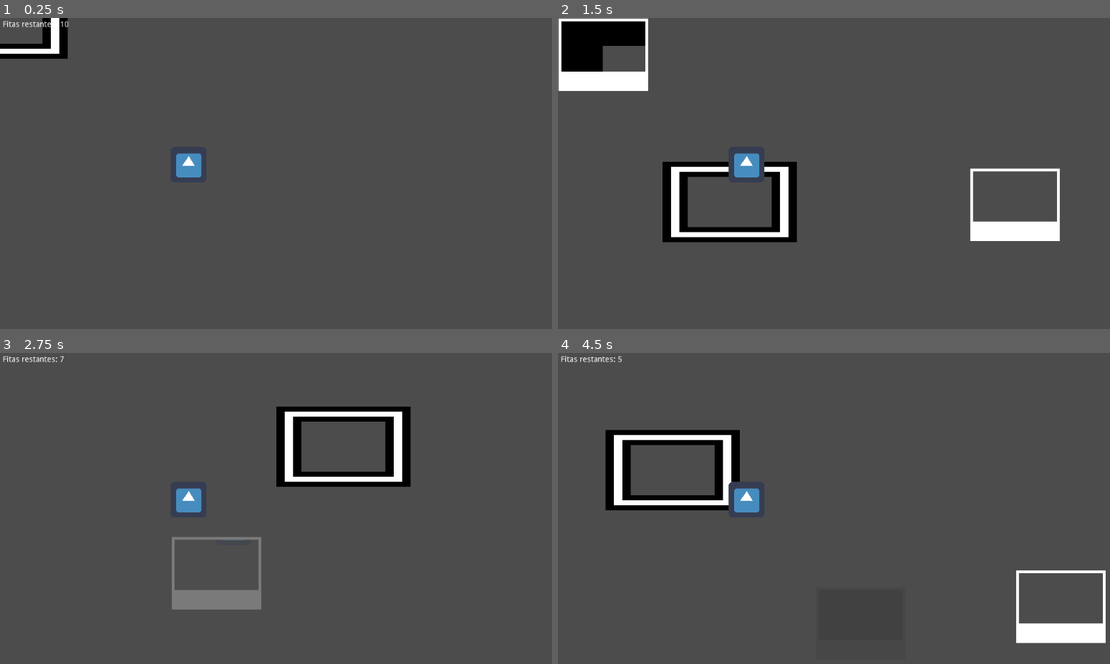
Above: before the commit, frames 1-4 (two rows, left to right).
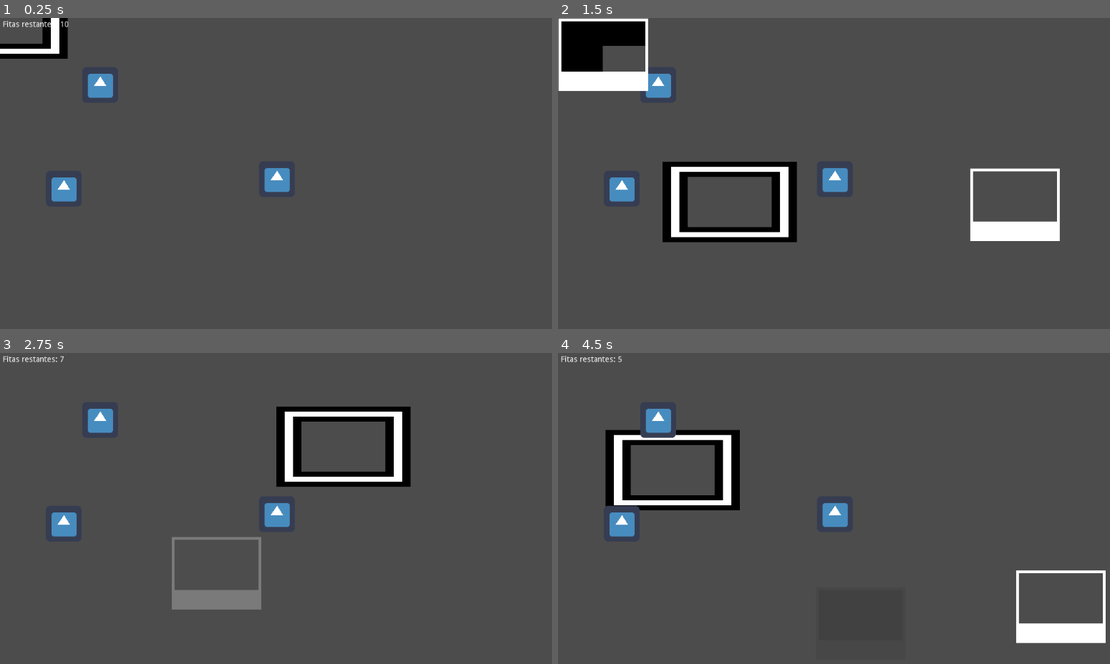
Above: after the commit, the same moments.

Repository: Dwahgon/fauna-em-foco
Game: Godot game, scene res://Fases/Jogo/Jogo.tscn
Same seed, same stepped clock (60 frames per second), same inputs: the game is played once before the commit and once after it. The project has no main scene, so this scene is started directly. The engine's default icon, where the game draws it, is replaced by a stand-in: a white triangle on a blue panel in a dark square.
Inputs (mouse positions are in pixels of both pictures, inside the frame that each line leads up to):
- Up to frame 1 (0.25 s): no input
- Up to frame 2 (1.5 s): tap Enter (ui_accept) at 0.5, 0.77 s; move the mouse to (972, 167) at 0.52 s; move the mouse to (729, 201) at 1.27 s
- Up to frame 3 (2.75 s): tap Enter (ui_accept) at 1.52 s; move the mouse to (342, 446) at 2.02 s
- Up to frame 4 (4.5 s): move the mouse to (817, 586) at 2.77 s; tap Enter (ui_accept) at 3.02, 3.77 s; move the mouse to (1016, 570) at 3.52 s; move the mouse to (673, 471) at 4.27 s

The runs differ from the first frame. In frame 1, 1.4% of the frame differs, in the area x 9-53%, y 17-60%; in frame 2, 1.5%; in frame 3, 1.4%; in frame 4, 1.7%, in the area x 8-53%, y 17-60%.

Commit message:
Armazenar dados das fotos em uma array

Diff:
--- /dev/null
+++ b/Animais/Animal.gd
@@ -0,0 +1,3 @@
+extends Node2D
+
+export(int) var id_animal: int = 0
--- /dev/null
+++ b/Animais/Animal.tscn
@@ -0,0 +1,16 @@
+[gd_scene load_steps=4 format=2]
+
+[ext_resource path="res://Animais/Animal.gd" type="Script" id=1]
+[ext_resource path="res://Assets/icon.png" type="Texture" id=2]
+
+[sub_resource type="RectangleShape2D" id=1]
+extents = Vector2( 32, 32 )
+
+[node name="Animal" type="Area2D"]
+script = ExtResource( 1 )
+
+[node name="Sprite" type="Sprite" parent="."]
+texture = ExtResource( 2 )
+
+[node name="CollisionShape2D" type="CollisionShape2D" parent="."]
+shape = SubResource( 1 )
--- a/Assets/animal_list.json
+++ b/Assets/animal_list.json
@@ -1,93 +1,92 @@
-[
-  {
+{
+  "0": {
     "nome": "Anta",
     "nivel": 1,
     "descricao": "O maior mamífero da América do Sul pode ser encontrado em todo país, embora esteja quase extinta na C …(207 unchanged characters)…
   },
-  {
+  "1": {
     "nome": "Harpia",
     "nivel": 0,
     "descricao": "Com aproximadamente dois metros de envergadura de asas abertas e com garras do mesmo tamanho das de u …(351 unchanged characters)…
   },
-  {
+  "2": {
     "nome": "Jacaretinga",
     "nivel": 0,
     "descricao": "Quando pequenos estes jacarés alimentam-se de insetos, sapos e outros animais menores, mas na vida ad …(188 unchanged characters)…
   },
-  {
+  "3": {
     "nome": "Arara-Canindé",
     "nivel": 0,
     "descricao": "Se você nunca foi capaz de acreditar em amor perfeito, fique calmo, isso será resolvido agora. As ara …(356 unchanged characters)…
   },
-  {
+  "4": {
     "nome": "Onça-pintada",
     "nivel": 0,
     "descricao": "Falar em mata atlântica sem citar a onça-pintada é o mesmo que ir à praia e não ver o mar. Na Amazôni …(507 unchanged characters)…
   },
-  {
+  "5": {
     "nome": "Uacari-branco",
     "nivel": 0,
     "descricao": "Este macaco de rosto vermelho e pelo branco, capaz de saltar cerca de 30 metros na hora de passar de  …(591 unchanged characters)…
   },
-  {
+  "6": {
     "nome": "Mico-leão-dourado ",
     "nivel": 0,
     "descricao": "Um macaco do tamanho de um esquilo com um denso pelo dourado. Uma das razões pelas quais foi indiscriminadamente capturado é a sua grande beleza."
   },
-  {
+  "7": {
     "nome": "Tatu-Canastra",
     "nivel": 0,
     "descricao": "Este mamífero com carapaça está listado como vulnerável. Além do desmatamento, a causa de sua diminuição é a caça para venda a colecionadores ou zoológicos."
   },
-  {
+  "8": {
     "nome": "Ariranha",
     "nivel": 0,
     "descricao": "É a maior lontra fluvial conhecida. Existem atualmente menos de 5 000 indivíduos na natureza."
   },
-  {
+  "9": {
     "nome": "Tamanduá-bandeira",
     "nivel": 0,
     "descricao": "Também conhecido como yurumi, está listado como vulnerável. É perseguido por caçadores e cobiçado por colecionadores."
   },
-  {
+  "10": {
     "nome": "Arara-azul-grande",
     "nivel": 0,
     "descricao": "A  bela arara-azul é altamente valorizada no mercado. Isto é devido à sua utilização como animal de estimação e às suas cobiçadas penas. Estas são as principais razões da sua captura indiscriminada."
   },
-  {
+  "11": {
     "nome": "Sapo-dourado",
     "nivel": 0,
     "descricao": "Como a maioria dos anfíbios, está em perigo de extinção devido à perda de zonas húmidas e a secas cada vez mais prolongadas."
   },
-  {
+  "12": {
     "nome": "Falsa-coral",
     "nivel": 0,
     "descricao": "A cobra coral-verdadeira é bastante venenosa, já a falsa-coral não é tão perigosa. No entanto, o maior problema é que ambas são muito semelhantes, já que apresentam coloração parecida."
   },
-  {
+  "13": {
     "nome": "Capivara",
     "nivel": 0,
     "descricao": "A capivara é um animal mamífero que vive em grupos. Destaca-se por possuir corpo robusto, musculoso e coberto por uma pelagem, geralmente, marrom."
   },
-  {
+  "14": {
     "nome": "Sagui-pigmeu",
     "nivel": 0,
     "descricao": "O sagui-pigmeu, também conhecido como sagui-leãozinho, é a menor espécie de símio conhecida, medindo apenas cerca de 15 centímetros de comprimento e pesando 130 gramas, de pelagem acastanhada."
   },
-  {
+  "15": {
     "nome": "Basilisco marrom",
     "nivel": 0,
     "descricao": "Este réptil tem a incrível capacidade de caminhar sobre as águas. Graças à combinação do pouco peso, da baixa densidade corporal, da anatomia de suas patas traseiras (que possuem membranas entre os dedos) e da velocidade que este pequeno lagarto pode alcançar ao se mover"
   },
-  {
+  "16": {
     "nome": "Jupará",
     "nivel": 0,
     "descricao": "É conhecido também como macaco da noite porque possui hábitos noturnos e pode resultar parecido a um mico. Mas na verdade, os juparás pertencem à mesma família dos guaxinins e dos quatis, e não têm parentescos com as espécies de macacos que habitam nas selvas brasileiras."
   },
-  {
+  "17": {
     "nome": "Gato-maracajá",
     "nivel": 0,
     "descricao": "O gato-maracajá prefere caçar andando na galhada de árvores e se alimenta de pequenos vertebrados, principalmente roedores e aves."
   }
-
-]
+}
--- a/Fases/Jogo/Jogo.gd
+++ b/Fases/Jogo/Jogo.gd
@@ -3,23 +3,45 @@
 const CENA_POLAROID = preload("res://Polaroid/Polaroid.tscn")
 
 export (int) var quantidade_fitas := 10
+
+onready var maquina_fotografica = $ViewportJogo/MundoJogo/MaquinaFotografica
+
 var fitas_restantes
+
+var _fotos_tiradas = []
 
 signal fitas_restantes_atualizada(qnt)
 
 func _ready():
 	fitas_restantes = quantidade_fitas
 	emit_signal("fitas_restantes_atualizada", fitas_restantes)
+	_fotos_tiradas.clear()
 
-func _on_MaquinaFotogrfica_foto_tirada(imagem, _objetos_na_foto):
+
+func _on_MaquinaFotogrfica_foto_tirada(nome_imagem, _objetos_na_foto):
 	fitas_restantes -= 1
 	emit_signal("fitas_restantes_atualizada", fitas_restantes)
-	_criar_polaroid($ViewportJogo/MundoJogo/MaquinaFotografica.position, imagem)
+
+	_adicionar_foto(nome_imagem, _objetos_na_foto)
+
+	_criar_polaroid(maquina_fotografica.position, nome_imagem)
 	if fitas_restantes == 0:
 		print("Jogo acabou!")
 
-func _criar_polaroid(posicao, img):
+
+func _criar_polaroid(posicao, nome_imagem):
 	var novo_polaroid = CENA_POLAROID.instance()
 	add_child(novo_polaroid)
-	novo_polaroid.definir_imagem("user://%s.png" % img)
+	novo_polaroid.definir_imagem("user://%s.png" % nome_imagem)
 	novo_polaroid.position = posicao
+
+
+func _adicionar_foto(nome_imagem, objetos):
+	var id_animais = []
+	for objeto in objetos:
+		if "id_animal" in objeto:
+			id_animais.append(objeto.id_animal)
+	_fotos_tiradas.append({
+		"nome": nome_imagem,
+		"animais": id_animais
+	})
--- a/Fases/Jogo/Jogo.tscn
+++ b/Fases/Jogo/Jogo.tscn
@@ -1,14 +1,11 @@
-[gd_scene load_steps=7 format=2]
+[gd_scene load_steps=6 format=2]
 
 [ext_resource path="res://Fases/Jogo/Jogo.gd" type="Script" id=1]
-[ext_resource path="res://Assets/icon.png" type="Texture" id=2]
+[ext_resource path="res://Animais/Animal.tscn" type="PackedScene" id=2]
 [ext_resource path="res://MaquinaFotografica/MaquinaFotografica.tscn" type="PackedScene" id=3]
 [ext_resource path="res://Interface/InterfaceJogo.tscn" type="PackedScene" id=4]
 
 [sub_resource type="World" id=1]
-
-[sub_resource type="RectangleShape2D" id=3]
-extents = Vector2( 32, 32 )
 
 [node name="Jogo" type="Node"]
 script = ExtResource( 1 )
@@ -26,19 +23,14 @@
 [node name="MaquinaFotografica" parent="ViewportJogo/MundoJogo" instance=ExtResource( 3 )]
 tamanho_foto = Vector2( 150, 90 )
 
-[node name="Objeto" type="Area2D" parent="ViewportJogo/MundoJogo"]
-position = Vector2( 337, 263 )
-collision_mask = 0
-monitoring = false
-__meta__ = {
-"_edit_group_": true
-}
+[node name="Animal" parent="ViewportJogo/MundoJogo" instance=ExtResource( 2 )]
+position = Vector2( 179, 120 )
 
-[node name="CollisionShape2D" type="CollisionShape2D" parent="ViewportJogo/MundoJogo/Objeto"]
-shape = SubResource( 3 )
+[node name="Animal2" parent="ViewportJogo/MundoJogo" instance=ExtResource( 2 )]
+position = Vector2( 495, 289 )
 
-[node name="Sprite" type="Sprite" parent="ViewportJogo/MundoJogo/Objeto"]
-texture = ExtResource( 2 )
+[node name="Animal3" parent="ViewportJogo/MundoJogo" instance=ExtResource( 2 )]
+position = Vector2( 114, 306 )
 
 [node name="Interface" parent="." instance=ExtResource( 4 )]
 
